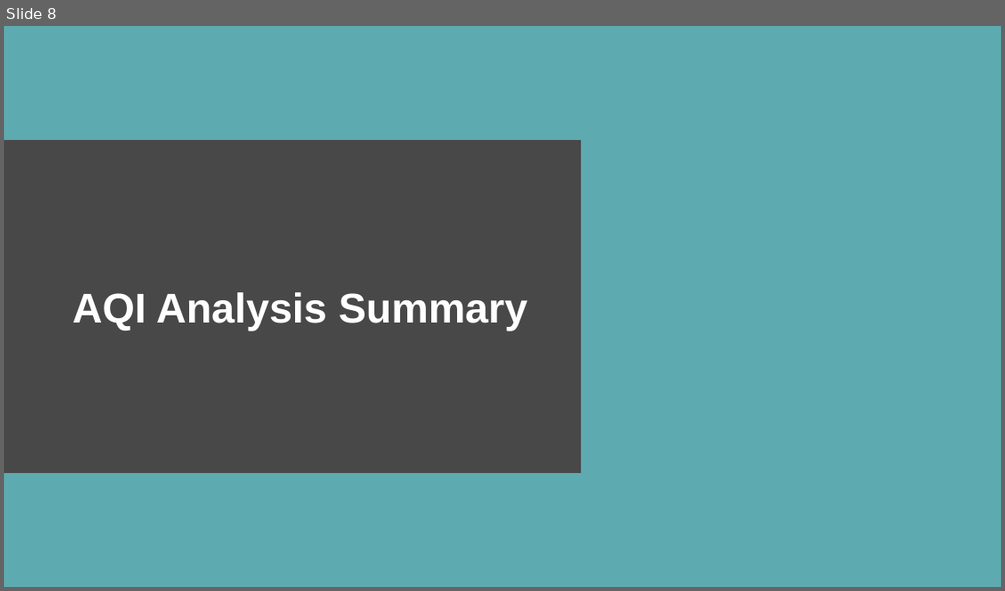
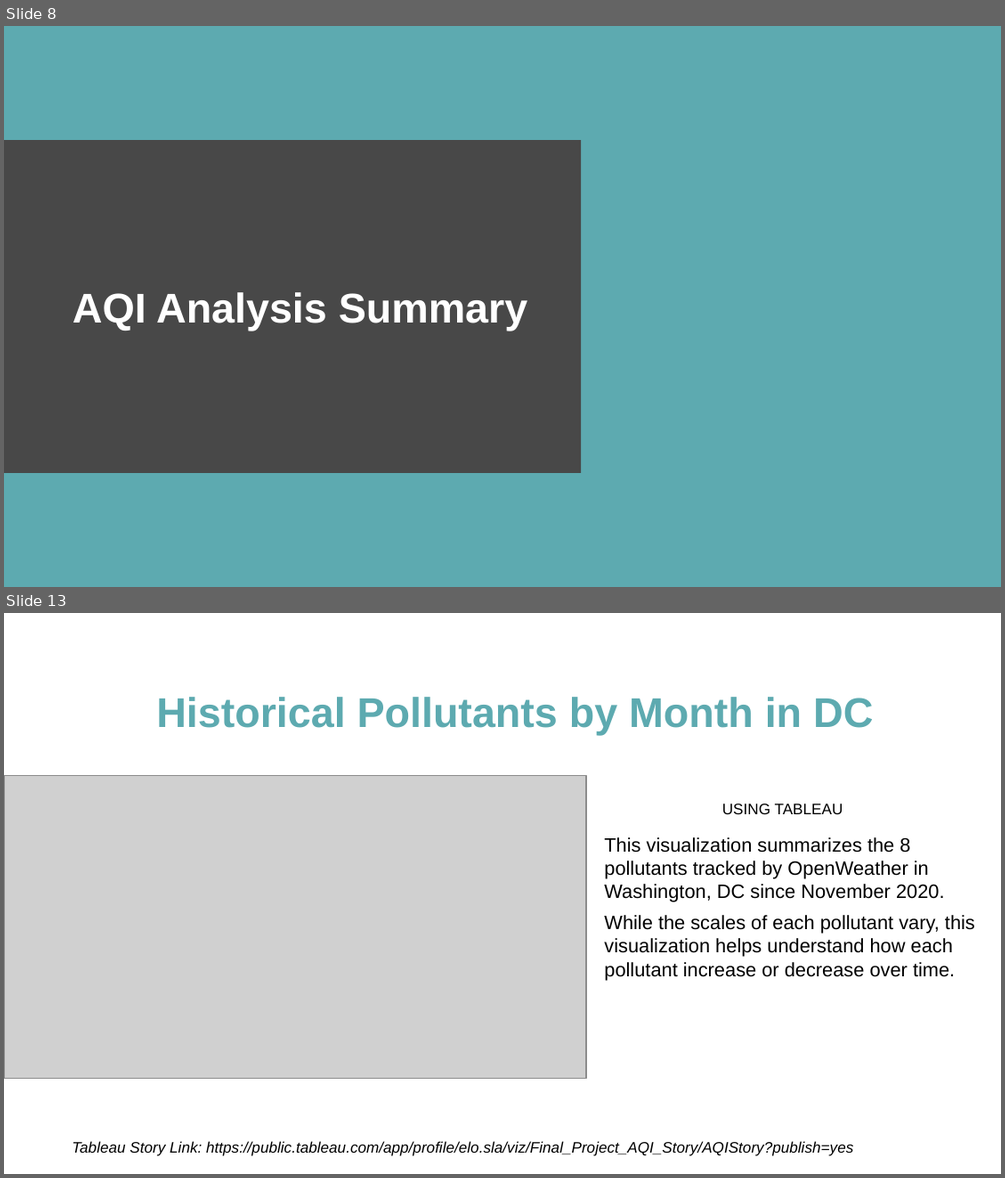
Before and after one commit to mereilly/AQI_Module_20_Final_Project, a slide deck: OpenWeather_AQI_Presentation_Draft.pptx. Shown one above the other, each under a label of ours: slide 8 before the commit, slides 8 and 13 after it; the slides between them are not shown. The pictures are 1005x591 and 1005x1178 pixels, drawn with LibreOffice and Linux fonts; fonts in the diff are those of the drawing; grey boxes stand for pictures. Boxes give left, top, right and bottom in pixels: in the first picture for what was removed or moved away, otherwise in the second. Text is boxed around its words. In the diff, an @@ line names an element or a change of style, - is before the commit and + after.

```diff
--- a/OpenWeather_AQI_Presentation_Draft.pptx
+++ b/OpenWeather_AQI_Presentation_Draft.pptx
@@ slide 13 added at (4, 613, 1001, 1174), background #FFFFFF @@
@@ title added at (156, 697, 873, 735), 30 pt, text #5DAAB0, bold @@
+Historical Pollutants by Month in DC
@@ picture added at (4, 776, 586, 1078) @@
@@ text added at (722, 803, 843, 814), 11 pt, text #000000 @@
+USING TABLEAU
@@ text added at (604, 837, 975, 980), 14 pt, text #000000 @@
+This visualization summarizes the 8 pollutants tracked by OpenWeather in Washington, DC since November 2020.
+While the scales of each pollutant vary, this visualization helps understand how each pollutant increase or decrease over time.
@@ text added at (72, 1141, 853, 1156), 11 pt, text #000000, italic @@
+Tableau Story Link: https://public.tableau.com/app/profile/elo.sla/viz/Final_Project_AQI_Story/AQIStory?publish=yes
```
Also in this commit, not shown: 7 slides changed, 3 other slides added, 4 other files.
